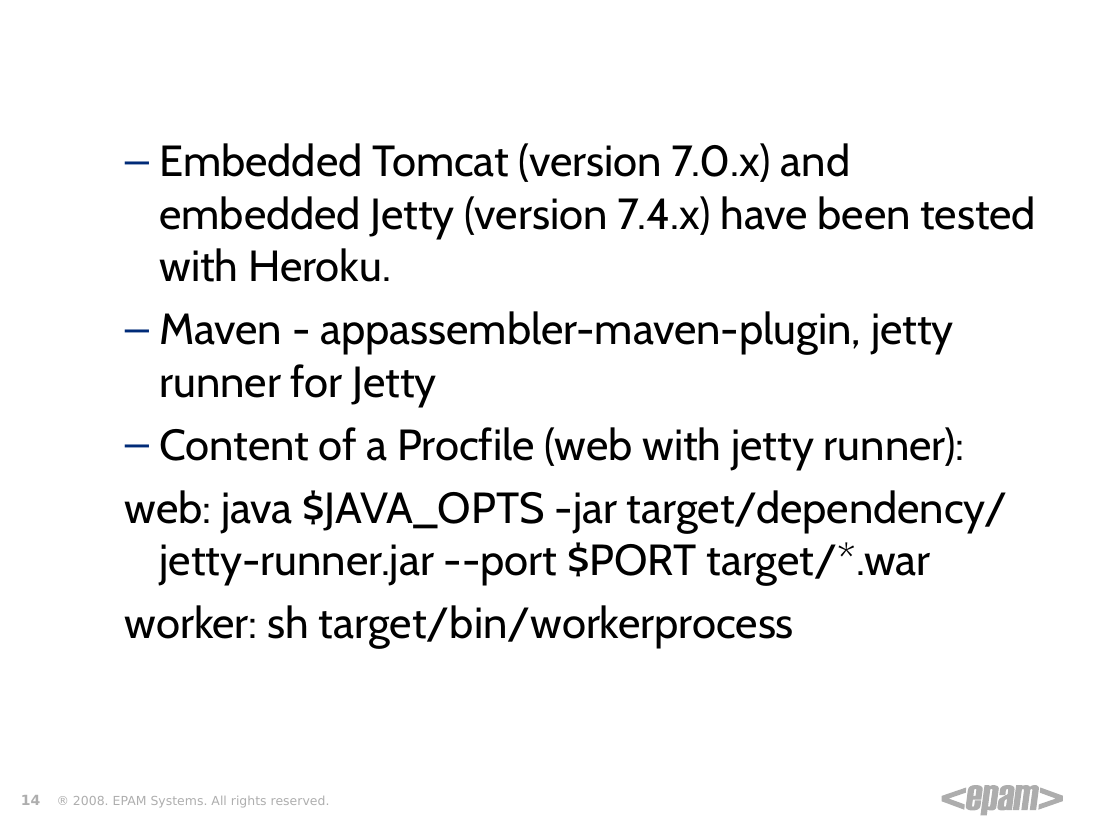
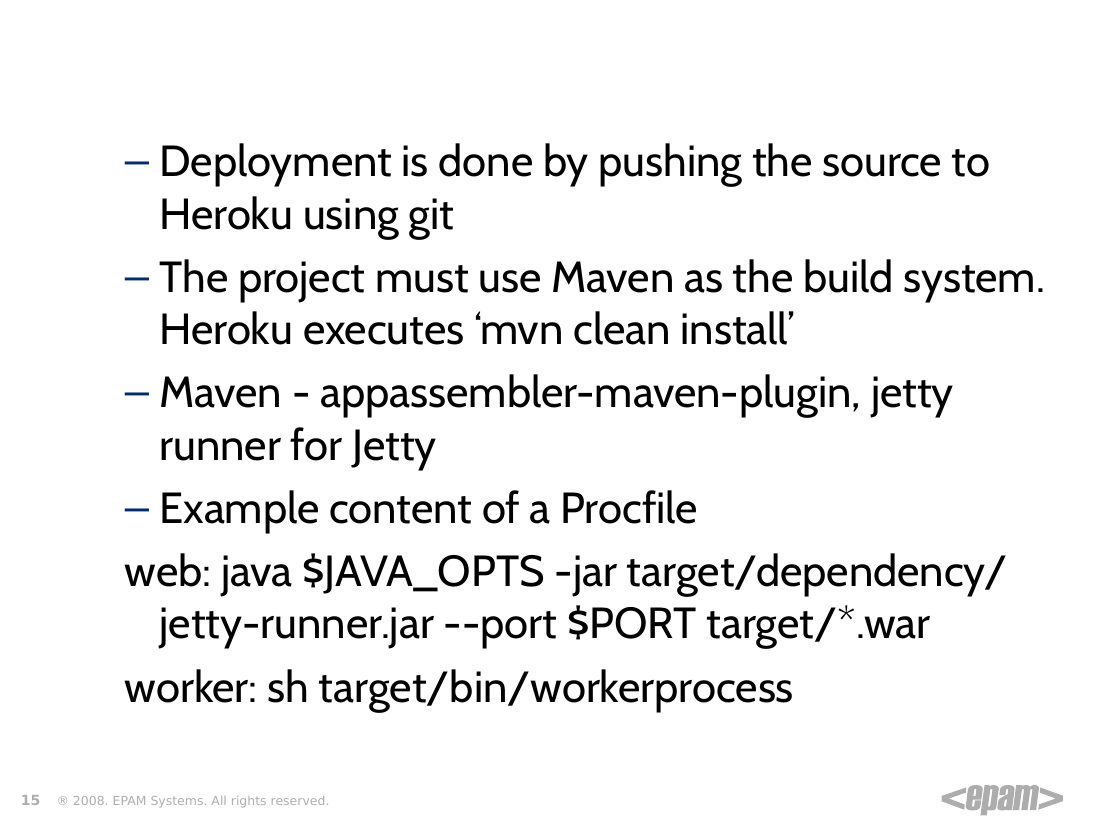
Before and after one commit to zgorbe/Heroku-HelloWorld, a slide deck: slide 15 of Heroku.ppt (slide 14 before the commit). Drawn at 1120x840 pixels with LibreOffice and Linux fonts; fonts in the diff are those of the drawing; background and template pictures are left out. Boxes give left, top, right and bottom in pixels: in the first picture for what was removed or moved away, otherwise in the second. Text is boxed around its words. In the diff, an @@ line names an element or a change of style, - is before the commit and + after.

Commit message:
Heroku docs updated

```diff
--- a/Heroku.ppt
+++ b/Heroku.ppt
@@ text at [160,143,1045,345]: text changed @@
-  – Embedded Tomcat (version 7.0.x) and embedded Jetty (version 7.4.x) have been tested with Heroku.
+  – Deployment is done by pushing the source to Heroku using git
+  – The project must use Maven as the build system. Heroku executes ‘mvn clean install’
@@ text at [160,490,698,533]: text changed @@
-  – Content of a Procfile (web with jetty runner):
+  – Example content of a Procfile
@@ page number at [21,795,40,805]: text changed @@
-14
+15
```
Also in this commit, not shown: 11 other slides changed, 2 slides added, 1 other file.
